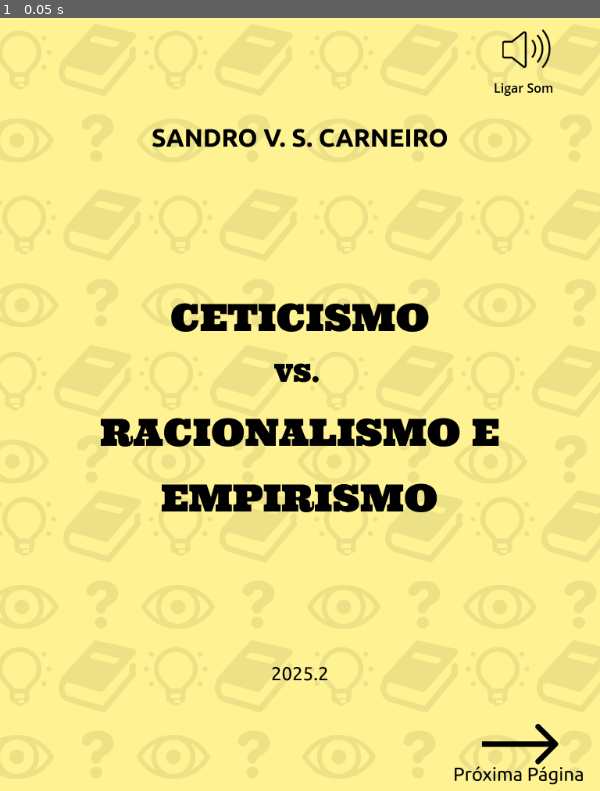
Above: before the commit, frame 1.
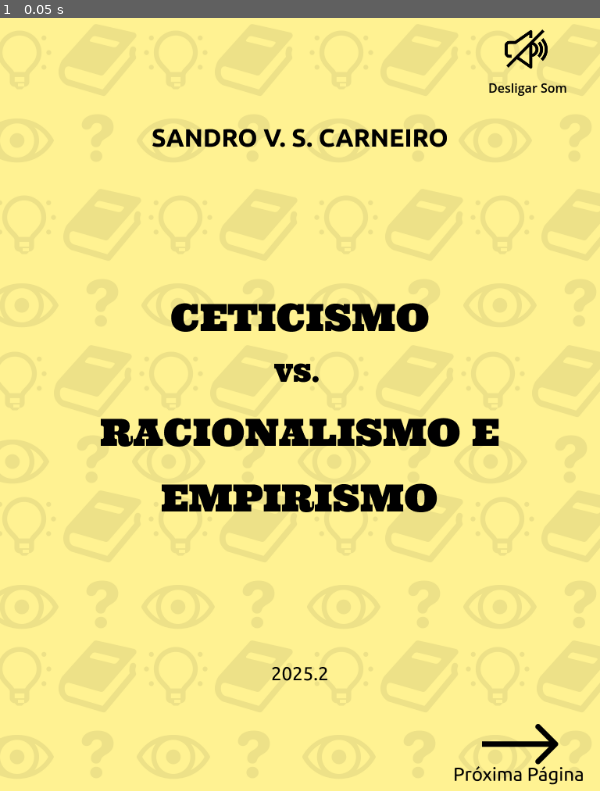
Above: after the commit, the same moment.

Repository: sandrovscarneiro/livro-interativo
Game: Godot game, scene res://capa.tscn
The game is run twice, just before and just after one commit, with the same random seed, the same clock (stepped at 60 frames per second) and the same inputs. Sound files missing from this copy of the repository are replaced by a short silence.
Inputs:
- Up to frame 1 (0.05 s): no input

The runs differ from the first frame. In frame 1, 0.3% of the frame differs, in the area x 81-95%, y 1-11%.

Commit message:
adicionando títulos aos audios

Diff:
--- a/scripts/globals.gd
+++ b/scripts/globals.gd
@@ -1,3 +1,3 @@
 extends Node
 
-var play_sound:bool = false;
+var play_sound:bool = true;
Not shown, added: assets/sons/pagina_2.aup3
Not shown, changed: assets/sons/pagina_2.mp3
Not shown, changed: assets/sons/pagina_3.mp3
Not shown, changed: assets/sons/pagina_4.mp3
Not shown, changed: assets/sons/pagina_5.mp3
Not shown, changed: assets/sons/pagina_6.mp3
Not shown, changed: assets/sons/pagina_7.mp3
